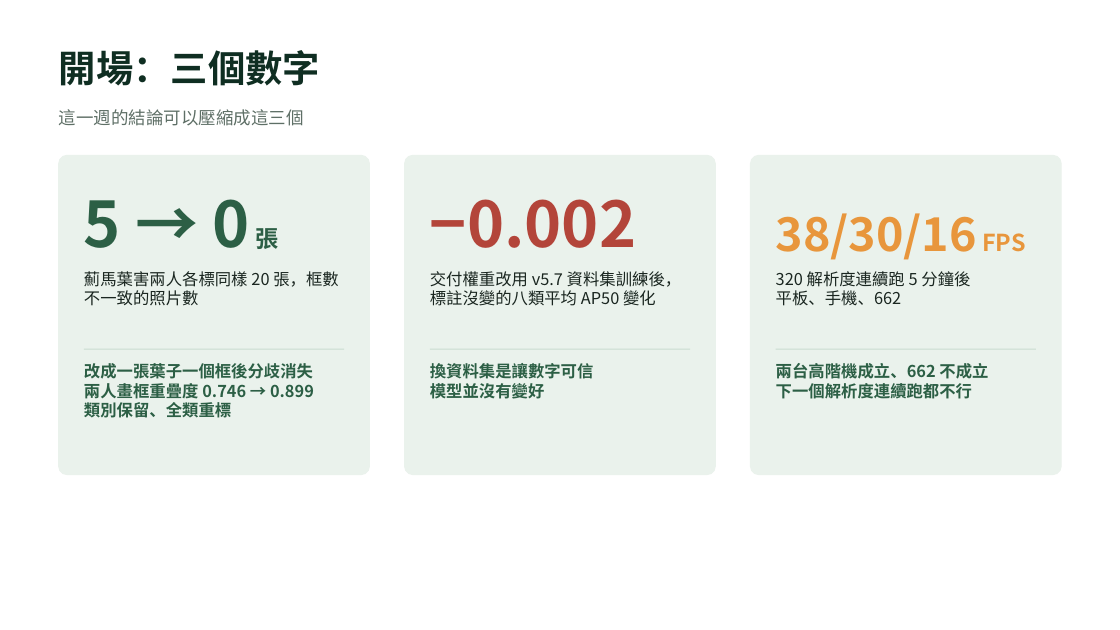
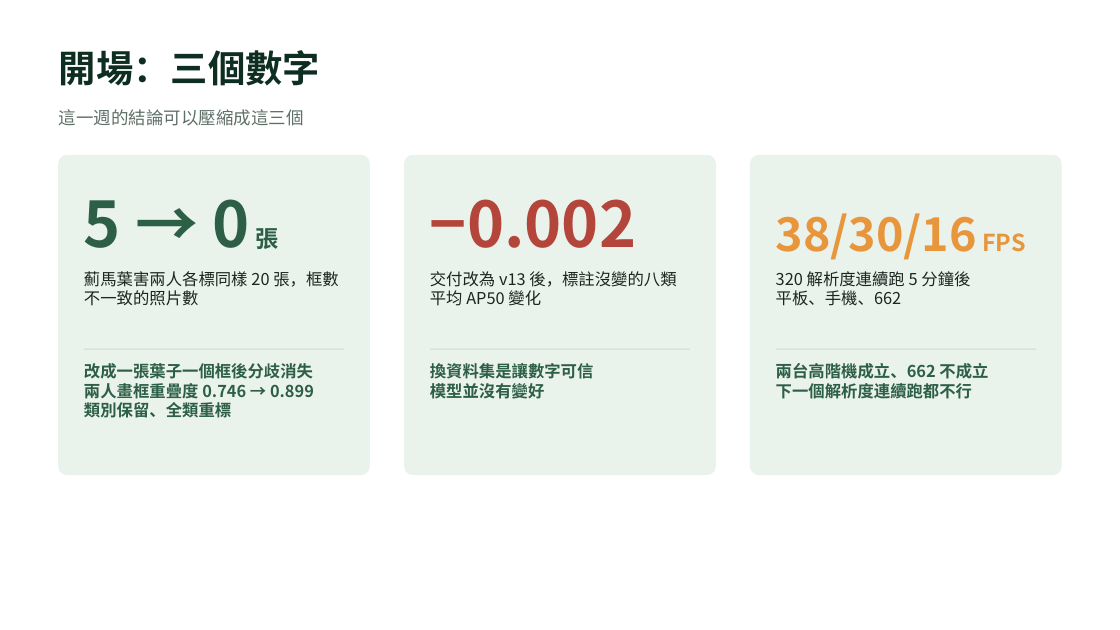
Before and after one commit to OneLeaf-dx/detection, a slide deck: slide 2 of docs/v12.3_簡報_口頭報告.pptx. Drawn at 1120x630 pixels with LibreOffice and Linux fonts; fonts in the diff are those of the drawing. Boxes give left, top, right and bottom in pixels: in the first picture for what was removed or moved away, otherwise in the second. Text is boxed around its words. In the diff, an @@ line names an element or a change of style, - is before the commit and + after.

```diff
--- a/docs/v12.3_簡報_口頭報告.pptx
+++ b/docs/v12.3_簡報_口頭報告.pptx
@@ text at (x1=430, y1=271, x2=676, y2=306): text changed @@
-交付權重改用 v5.7 資料集訓練後，標註沒變的八類平均 AP50 變化
+交付改為 v13 後，標註沒變的八類平均 AP50 變化
```
Also in this commit, not shown: 7 other slides changed, 12 other files.
